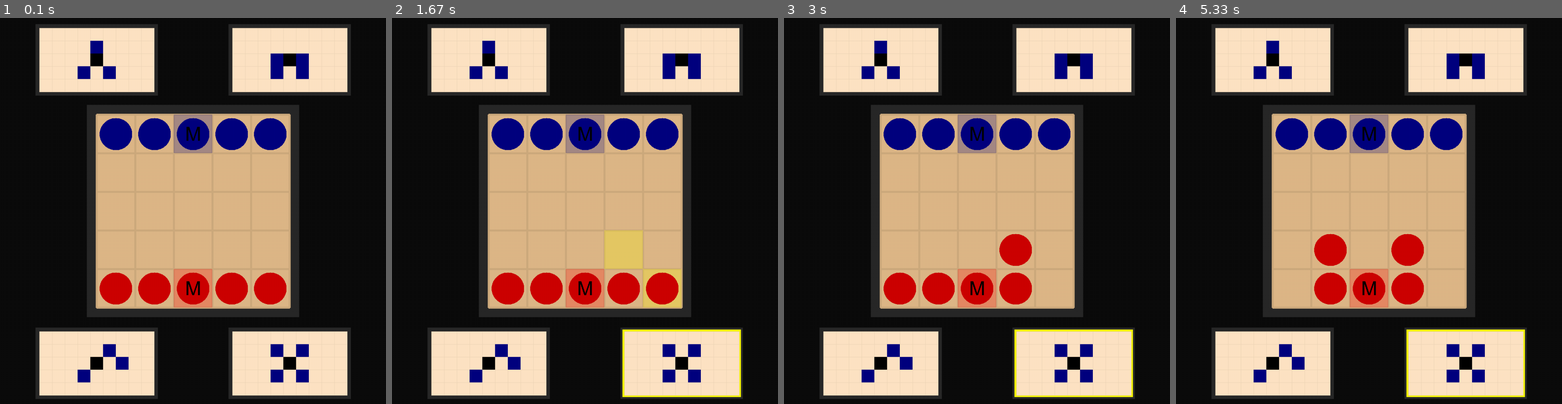
Above: before the commit, frames 1-4 (left to right).
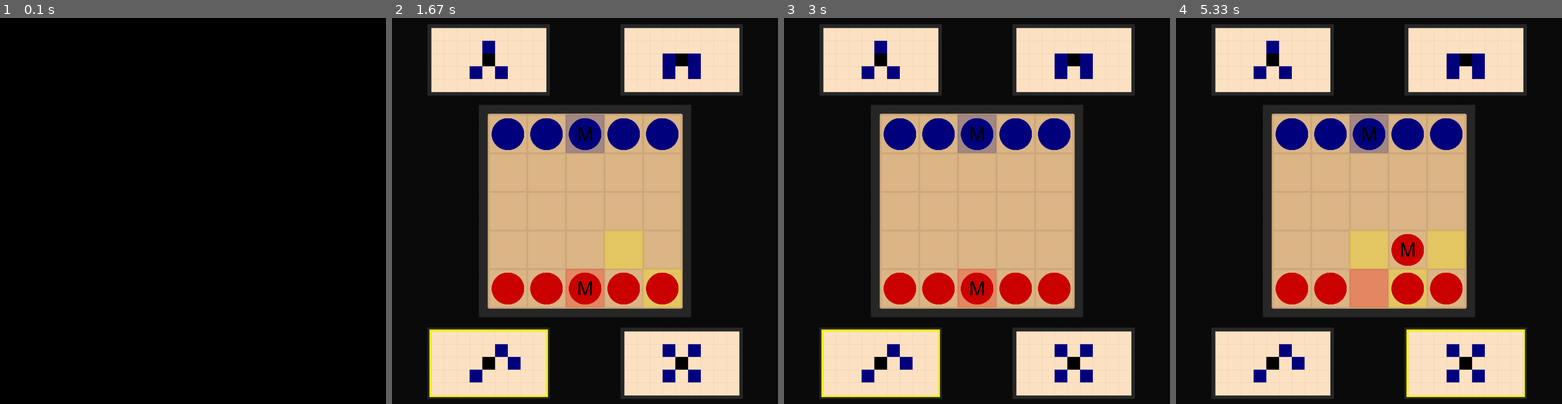
Above: after the commit, the same moments.

Repository: marioszap/onitamaEngine
Game: pygame game, started from pyGame.py
Two runs of this game, one before a commit and one after it. Both use one fixed random seed, a clock stepped at 60 frames per second and the inputs below.
Inputs (mouse positions are in pixels of both pictures, inside the frame that each line leads up to):
- Up to frame 1 (0.1 s): no input
- Up to frame 2 (1.67 s): press the mouse at (681, 361) at 0.37 s; move the mouse to (573, 257) at 0.47 s; release the mouse at (465, 153) at 0.6 s; click (488, 361) at 0.82 s; press the mouse at (681, 361) at 1.13 s; move the mouse to (658, 280) at 1.23 s; release the mouse at (631, 199) at 1.37 s
- Up to frame 3 (3 s): click (1015, 249) at 1.73 s; press the mouse at (1054, 288) at 2.07 s; move the mouse to (961, 280) at 2.17 s; release the mouse at (868, 272) at 2.3 s; press the mouse at (1054, 288) at 2.53 s; move the mouse to (1004, 230) at 2.63 s; release the mouse at (953, 176) at 2.77 s; move the mouse to (1073, 361) at 2.97 s
- Up to frame 4 (5.33 s): press the mouse at (1465, 361) at 3 s; move the mouse to (1434, 334) at 3.1 s; release the mouse at (1399, 307) at 3.23 s; press the mouse at (1272, 361) at 3.47 s; move the mouse to (1303, 303) at 3.57 s; release the mouse at (1334, 249) at 3.7 s; press the mouse at (1465, 361) at 3.93 s; move the mouse to (1430, 276) at 4.03 s; release the mouse at (1399, 187) at 4.17 s; press the mouse at (1465, 361) at 4.4 s; move the mouse to (1361, 284) at 4.5 s; release the mouse at (1260, 203) at 4.63 s; press the mouse at (1407, 249) at 4.87 s; move the mouse to (1392, 299) at 4.97 s; release the mouse at (1376, 349) at 5.1 s; move the mouse to (1446, 249) at 5.3 s

The runs differ from the first frame. In frame 1, 53% of the frame differs, in the area x 9-91%, y 1-99%; in frame 2, 0.9%; in frame 3, 2.1%; in frame 4, 4.8%.

Commit message:
sqares containing same color pawn won't be highlighted and FPS dropped to 8:

Diff:
--- a/engine.py
+++ b/engine.py
@@ -127,16 +127,20 @@
                     self.clicked = True
                     global squareClicked
                     squareClicked = squareHovered
-
         if self.clicked:
             drawTransparentRect(screen, sqHighlightColor, (squareClicked[1]) * SQ_SIZE + self.stW, (squareClicked[0]) * SQ_SIZE + self.stH, SQ_SIZE, SQ_SIZE, 64)
             for i in range(len(card)):
-                if self.clickArea.collidepoint(((squareClicked[1] + card[i][1]) * SQ_SIZE + self.stW, (squareClicked[0] + card[i][0]) * SQ_SIZE + self.stH)):
+                try:
+                    sqToMove = [(squareClicked[1] + card[i][1]), (squareClicked[0] + card[i][0])]
                     sqToMoveCoords = [(squareClicked[1] + card[i][1]) * SQ_SIZE + self.stW, (squareClicked[0] + card[i][0]) * SQ_SIZE + self.stH]
-                    drawTransparentRect(screen, sqHighlightColor, sqToMoveCoords[0], sqToMoveCoords[1], SQ_SIZE, SQ_SIZE, 64)
-                    if pygame.Rect(sqToMoveCoords[0], sqToMoveCoords[1], SQ_SIZE, SQ_SIZE).collidepoint(mousePosition) and pygame.mouse.get_pressed()[0]:
-                        self.movePawn(squareClicked, [squareClicked[0] + card[i][0], squareClicked[1] + card[i][1]])
-                        self.clicked = False
+                    if self.clickArea.collidepoint((sqToMoveCoords[0], sqToMoveCoords[1])) \
+                    and self.board[squareClicked[0]][squareClicked[1]][:2] != self.board[sqToMove[1]][sqToMove[0]][:2]:
+                        drawTransparentRect(screen, sqHighlightColor, sqToMoveCoords[0], sqToMoveCoords[1], SQ_SIZE, SQ_SIZE, 64)
+                        if pygame.Rect(sqToMoveCoords[0], sqToMoveCoords[1], SQ_SIZE, SQ_SIZE).collidepoint(mousePosition) and pygame.mouse.get_pressed()[0]:
+                            self.movePawn(squareClicked, [squareClicked[0] + card[i][0], squareClicked[1] + card[i][1]])
+                            self.clicked = False
+                except:
+                    ...
 
     def movePawn(self, startSquare, endSquare) -> None:
         pawnName = self.board[startSquare[0]][startSquare[1]]
--- a/pyGame.py
+++ b/pyGame.py
@@ -4,7 +4,7 @@
 from engine import *
 import random
 
-MAX_FPS = 15
+MAX_FPS = 8
 IMAGES = {}
 movesToPlay =[]
 
